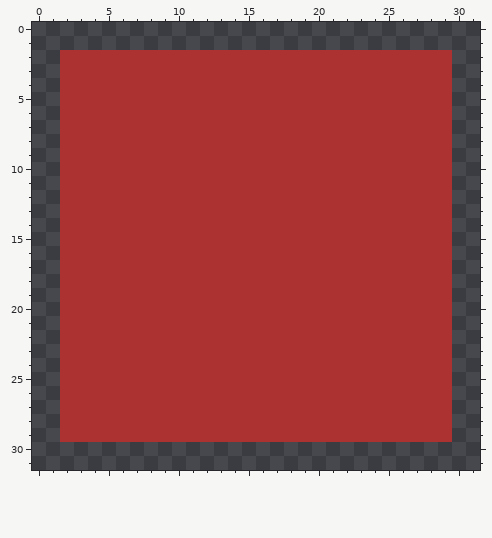
File history of a pixel-art file, game-core/assets/gimmicks/_bk/color_block_red.ase. The picture above is the old version.
32x32 pixels, 1 frame.
After the commit:
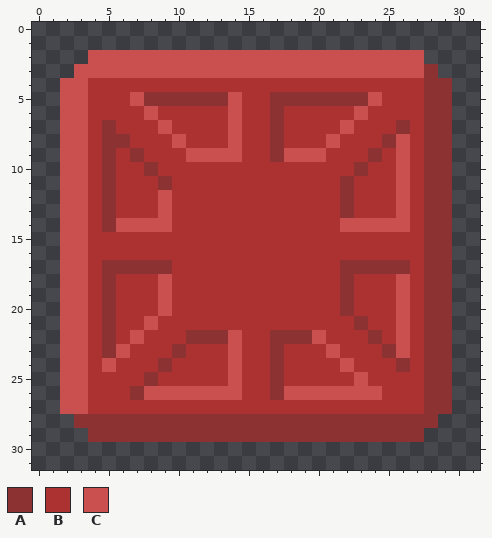
Palette (. is transparent): A #8d3232  B #ac3232  C #ca4f4f
Change:
y 2: x 2..29 BBBBBBBBBBBBBBBBBBBBBBBBBBBB -> ..CCCCCCCCCCCCCCCCCCCCCCCC..
y 3: x 2..29 BBBBBBBBBBBBBBBBBBBBBBBBBBBB -> .CCCCCCCCCCCCCCCCCCCCCCCCCA.
y 4: x 2..3 BB -> CC; x 28..29 BB -> AA
y 5: x 2..3 BB -> CC; x 7..14 BBBBBBBB -> CAAAAAAC; x 17..24 BBBBBBBB -> AAAAAAAC; x 28..29 BB -> AA
y 6: x 2..3 BB -> CC; x 8 B -> C; x 14 B -> C; x 17 B -> A; x 23 B -> C; x 28..29 BB -> AA
y 7: x 2..3 BB -> CC; x 5 B -> A; x 9 B -> C; x 14 B -> C; x 17 B -> A; x 22 B -> C; x 26 B -> A; x 28..29 BB -> AA
y 8: x 2..3 BB -> CC; x 5..6 BB -> AA; x 10 B -> C; x 14 B -> C; x 17 B -> A; x 21 B -> C; x 25..26 BB -> AC; x 28..29 BB -> AA
y 9: x 2..3 BB -> CC; x 5 B -> A; x 7 B -> A; x 11..14 BBBB -> CCCC; x 17..20 BBBB -> ACCC; x 24 B -> A; x 26 B -> C; x 28..29 BB -> AA
y 10: x 2..3 BB -> CC; x 5 B -> A; x 8 B -> A; x 23 B -> A; x 26 B -> C; x 28..29 BB -> AA
y 11: x 2..3 BB -> CC; x 5 B -> A; x 9 B -> A; x 22 B -> A; x 26 B -> C; x 28..29 BB -> AA
y 12..13: x 2..3 BB -> CC; x 5 B -> A; x 9 B -> C; x 22 B -> A; x 26 B -> C; x 28..29 BB -> AA
y 14: x 2..3 BB -> CC; x 5..9 BBBBB -> ACCCC; x 22..26 BBBBB -> CCCCC; x 28..29 BB -> AA
y 15..16: x 2..3 BB -> CC; x 28..29 BB -> AA
y 17: x 2..3 BB -> CC; x 5..9 BBBBB -> AAAAA; x 22..26 BBBBB -> AAAAA; x 28..29 BB -> AA
y 18..20: x 2..3 BB -> CC; x 5 B -> A; x 9 B -> C; x 22 B -> A; x 26 B -> C; x 28..29 BB -> AA
y 21: x 2..3 BB -> CC; x 5 B -> A; x 8 B -> C; x 23 B -> A; x 26 B -> C; x 28..29 BB -> AA
y 22: x 2..3 BB -> CC; x 5 B -> A; x 7 B -> C; x 11..14 BBBB -> AAAC; x 17..20 BBBB -> AAAC; x 24 B -> A; x 26 B -> C; x 28..29 BB -> AA
y 23: x 2..3 BB -> CC; x 5..6 BB -> AC; x 10 B -> A; x 14 B -> C; x 17 B -> A; x 21 B -> C; x 25..26 BB -> AC; x 28..29 BB -> AA
y 24: x 2..3 BB -> CC; x 5 B -> C; x 9 B -> A; x 14 B -> C; x 17 B -> A; x 22 B -> C; x 26 B -> A; x 28..29 BB -> AA
y 25: x 2..3 BB -> CC; x 8 B -> A; x 14 B -> C; x 17 B -> A; x 23 B -> C; x 28..29 BB -> AA
y 26: x 2..3 BB -> CC; x 7..14 BBBBBBBB -> ACCCCCCC; x 17..24 BBBBBBBB -> ACCCCCCC; x 28..29 BB -> AA
y 27: x 2..3 BB -> CC; x 28..29 BB -> AA
y 28: x 2..29 BBBBBBBBBBBBBBBBBBBBBBBBBBBB -> .AAAAAAAAAAAAAAAAAAAAAAAAAA.
y 29: x 2..29 BBBBBBBBBBBBBBBBBBBBBBBBBBBB -> ..AAAAAAAAAAAAAAAAAAAAAAAA..
